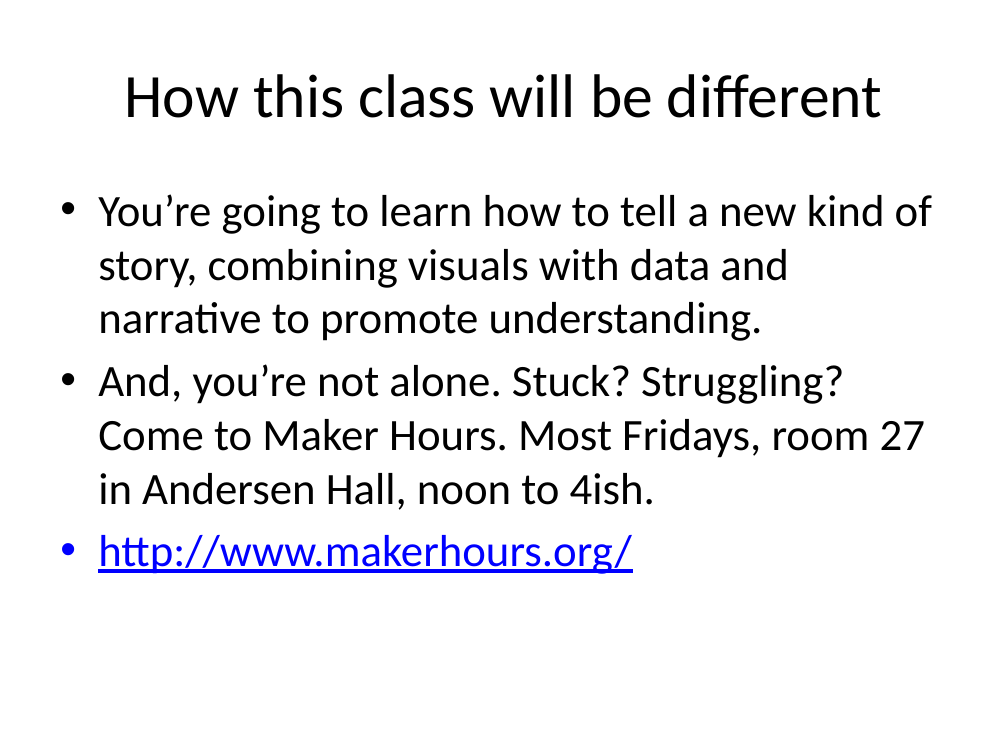
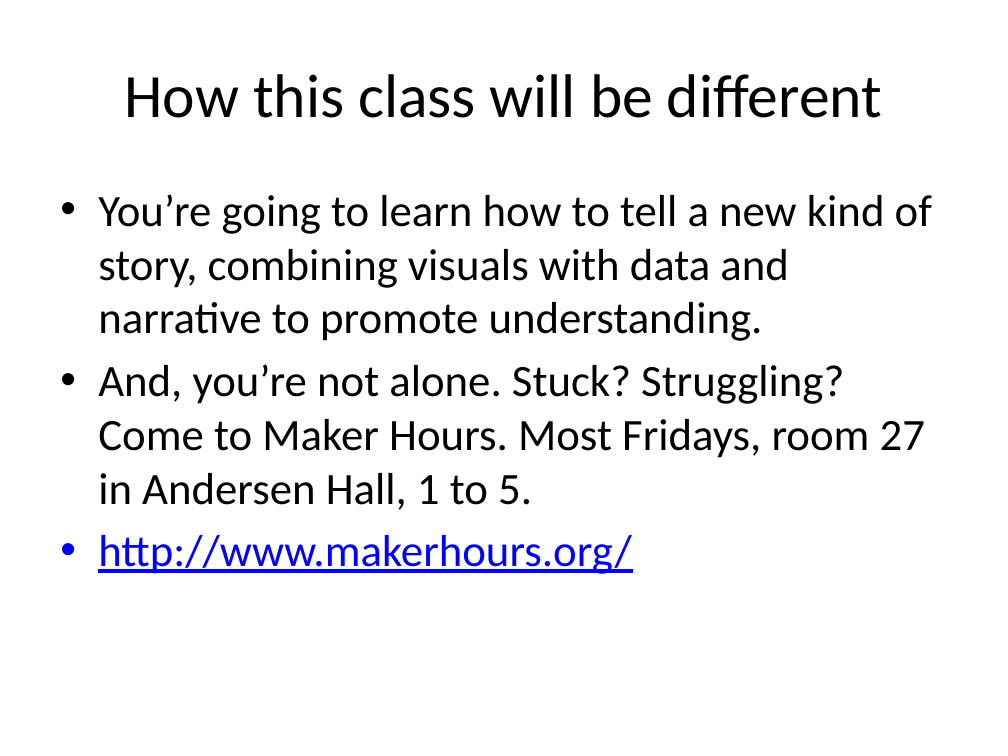
Before and after one commit to mattwaite/JOUR491-Data-Visualization, a slide deck: slide 6 of Lectures/Class1_Introductions.pptx. Drawn at 1008x756 pixels with LibreOffice and Linux fonts; fonts in the diff are those of the drawing. Boxes give left, top, right and bottom in pixels: in the first picture for what was removed or moved away, otherwise in the second. Text is boxed around its words. In the diff, an @@ line names an element or a change of style, - is before the commit and + after.

```diff
--- a/Lectures/Class1_Introductions.pptx
+++ b/Lectures/Class1_Introductions.pptx
@@ text at (x1=98, y1=364, x2=925, y2=510): text changed @@
-• And, you’re not alone. Stuck? Struggling? Come to Maker Hours. Most Fridays, room 27 in Andersen Hall, noon to 4ish.
+• And, you’re not alone. Stuck? Struggling? Come to Maker Hours. Most Fridays, room 27 in Andersen Hall, 1 to 5.
```
Also in this commit, not shown: 2 other slides changed, 1 slide added, 3 other files.
